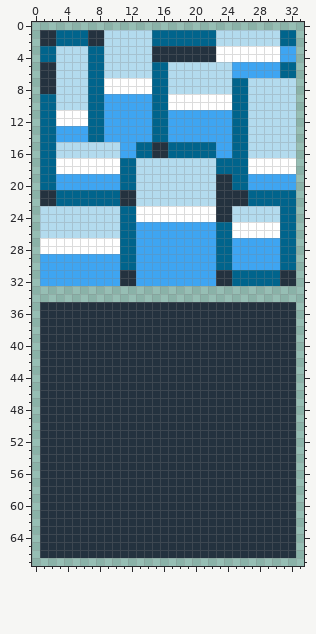
One commit to this sprite sheet: core/assets/graphics/environment/environment.png. The first picture shows the starting point.
The file is 36x70 pixels. The old version is drawn lined up with the new one, on the new canvas.
The result:
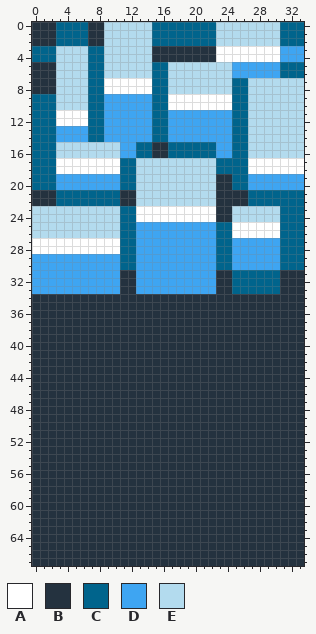
Palette (. is transparent): A #ffffff  B #24323f  C #00648c  D #3ea5f2  E #b3dbee
Edits made:
canvas 36x70 -> 34x68, the old top-left corner now at -1,-1 (the part of the old canvas that was cut away was empty and is not shown)
Changed rows in their new state; - is an unchanged pixel.
first column x 0:
 0 BBBCCCCBBEEEEEECCCCCCCCEEEEEEEECCC
 1 B--------------------------------C
 2 B--------------------------------C
 3 C--------------------------------D
 4 C--------------------------------D
 5 B--------------------------------C
 6 B--------------------------------C
 7 B--------------------------------E
 8 B--------------------------------E
 9 C--------------------------------E
10 C--------------------------------E
11 C--------------------------------E
12 C--------------------------------E
13 C--------------------------------E
14 C--------------------------------E
15 C--------------------------------E
16 C--------------------------------E
17 C--------------------------------A
18 C--------------------------------A
19 C--------------------------------D
20 C--------------------------------D
21 B--------------------------------C
22 B--------------------------------C
23 E--------------------------------C
24 E--------------------------------C
25 E--------------------------------C
26 E--------------------------------C
27 A--------------------------------C
28 A--------------------------------C
29 D--------------------------------C
30 D--------------------------------C
31 D--------------------------------B
32 D--------------------------------B
33 DDDDDDDDDDDBBDDDDDDDDDDBBCCCCCCBBB
34 BBBBBBBBBBBBBBBBBBBBBBBBBBBBBBBBBB
35 B--------------------------------B
36 B--------------------------------B
37 B--------------------------------B
38 B--------------------------------B
39 B--------------------------------B
40 B--------------------------------B
41 B--------------------------------B
42 B--------------------------------B
43 B--------------------------------B
44 B--------------------------------B
45 B--------------------------------B
46 B--------------------------------B
47 B--------------------------------B
48 B--------------------------------B
49 B--------------------------------B
50 B--------------------------------B
51 B--------------------------------B
52 B--------------------------------B
53 B--------------------------------B
54 B--------------------------------B
55 B--------------------------------B
56 B--------------------------------B
57 B--------------------------------B
58 B--------------------------------B
59 B--------------------------------B
60 B--------------------------------B
61 B--------------------------------B
62 B--------------------------------B
63 B--------------------------------B
64 B--------------------------------B
65 B--------------------------------B
66 B--------------------------------B
67 BBBBBBBBBBBBBBBBBBBBBBBBBBBBBBBBBB
Where, in picture pixels (left, top, right, bottom), the same in both pictures:
added: (32, 22, 304, 566)
